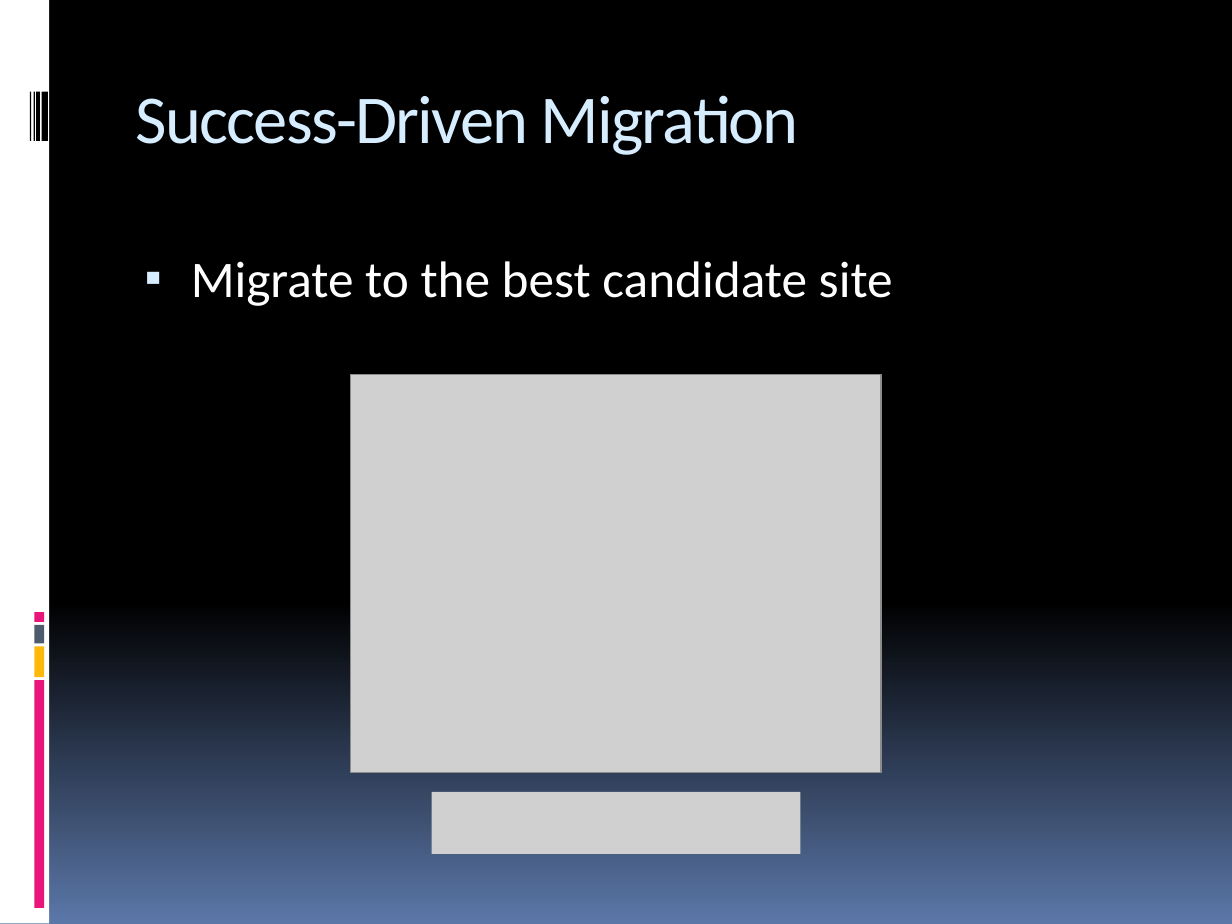
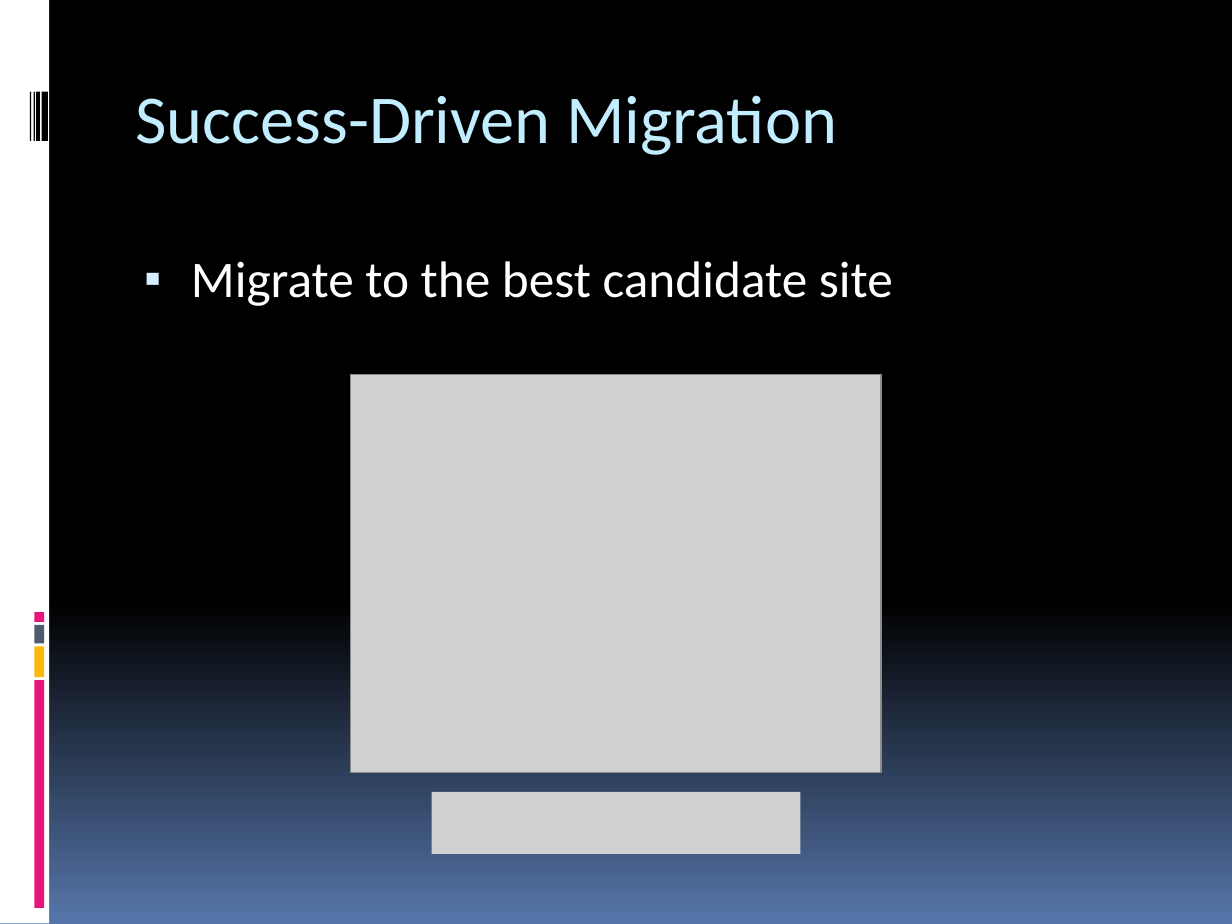
Before and after one commit to pec0ra/cooperation, a slide deck: slide 7 of presentation/presentation.pptx. Drawn at 1232x924 pixels with LibreOffice and Linux fonts; fonts in the diff are those of the drawing; grey boxes stand for pictures. Boxes give left, top, right and bottom in pixels: in the first picture for what was removed or moved away, otherwise in the second. Text is boxed around its words. In the diff, an @@ line names an element or a change of style, - is before the commit and + after.

```diff
--- a/presentation/presentation.pptx
+++ b/presentation/presentation.pptx
@@ background gradient #000000 to #5B77A8 to gradient #000000 to #5676AA @@
@@ title "Success-Driven Migration" at (x1=136, y1=95, x2=837, y2=155): text colour #D6ECFF to #C1EDFF, letter spacing -1 to 0 pt @@
```
Also in this commit, not shown: 12 other slides changed, 5 slides added, 3 slides removed.
